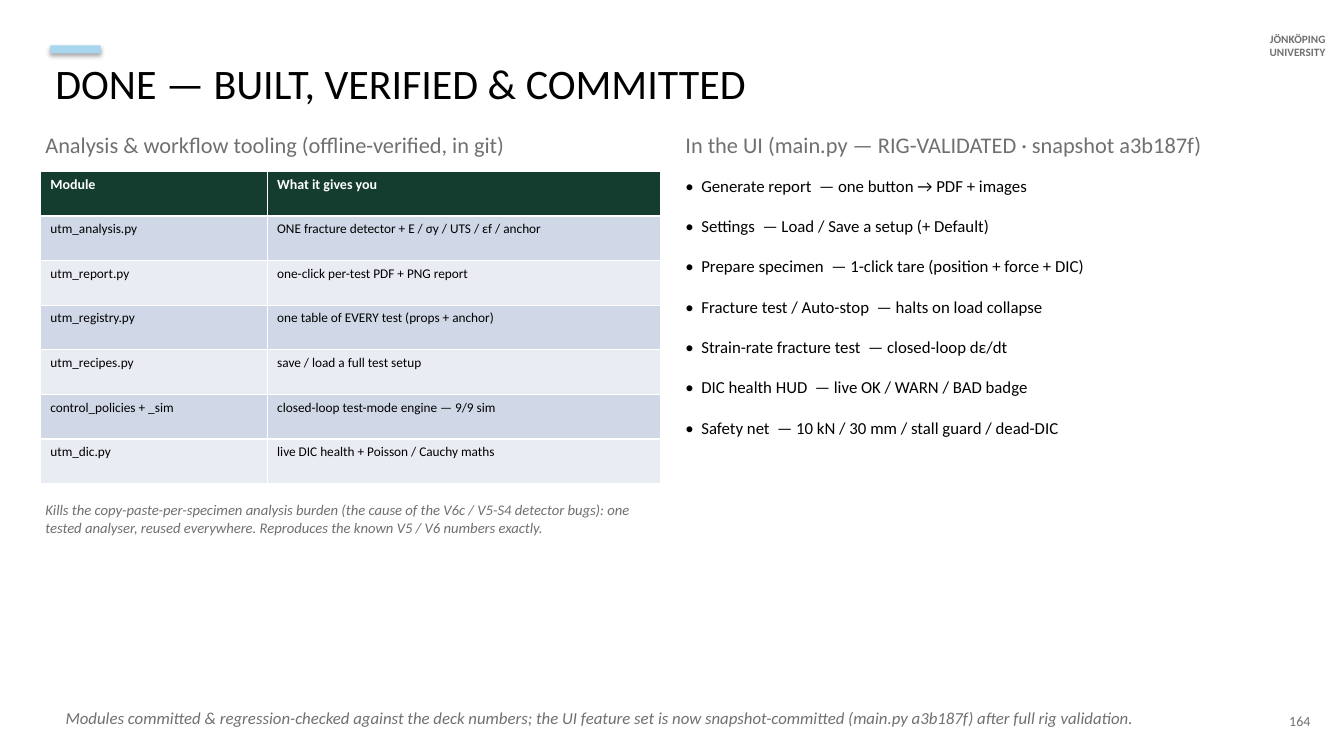
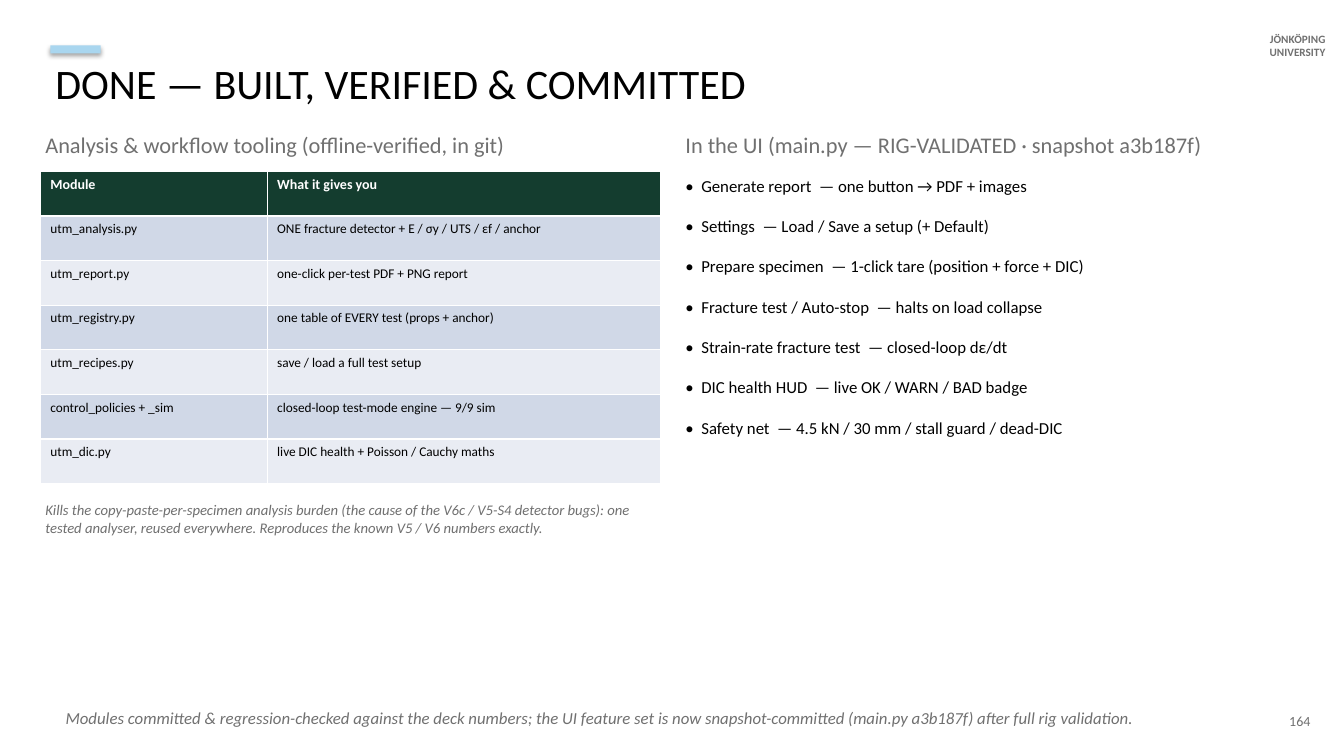
Before and after one commit to AdithyaSivakumar-3/UTM, a slide deck: slide 24 of documentation/decks/V6a_8_6_20_slides.pptx. Drawn at 1344x756 pixels with LibreOffice and Linux fonts; fonts in the diff are those of the drawing. Boxes give left, top, right and bottom in pixels: in the first picture for what was removed or moved away, otherwise in the second. Text is boxed around its words. In the diff, an @@ line names an element or a change of style, - is before the commit and + after.

```diff
--- a/documentation/decks/V6a_8_6_20_slides.pptx
+++ b/documentation/decks/V6a_8_6_20_slides.pptx
@@ text at (701,180,1084,437): text changed @@
-• Generate report — one button → PDF + images
-• Settings — Load / Save a setup (+ Default)
-• Prepare specimen — 1-click tare (position + force + DIC)
-• Fracture test / Auto-stop — halts on load collapse
-• Strain-rate fracture test — closed-loop dε/dt
-• DIC health HUD — live OK / WARN / BAD badge
-• Safety net — 10 kN / 30 mm / stall guard / dead-DIC
+• Generate report — one button → PDF + images
+• Settings — Load / Save a setup (+ Default)
+• Prepare specimen — 1-click tare (position + force + DIC)
+• Fracture test / Auto-stop — halts on load collapse
+• Strain-rate fracture test — closed-loop dε/dt
+• DIC health HUD — live OK / WARN / BAD badge
+• Safety net — 4.5 kN / 30 mm / stall guard / dead-DIC
```
Also in this commit, not shown: 62 other slides changed, 1 slide added, 8 other files.
